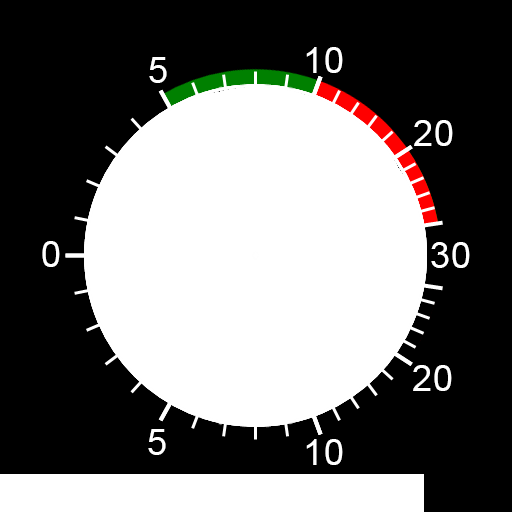
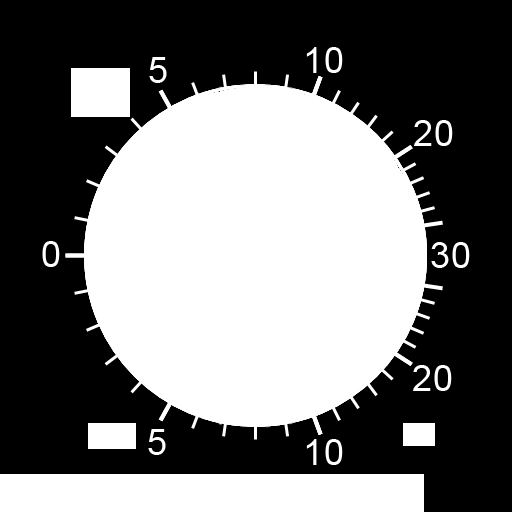
The second 512px x 512px image is a revision of the first. Changes to its layers:
removed layer "30" (in "scale") from group "scale" over (431, 242, 470, 268)
removed layer "20 copy" (in "scale") from group "scale" over (413, 365, 452, 391)
removed layer "20" (in "scale") from group "scale" over (414, 120, 453, 146)
removed layer "10 copy" (in "scale") from group "scale" over (306, 439, 343, 465)
removed layer "10" (in "scale") from group "scale" over (306, 47, 343, 73)
removed layer "5 copy" (in "scale") from group "scale" over (148, 429, 166, 455)
removed layer "5" (in "scale") from group "scale" over (149, 57, 167, 83)
removed layer "0" (in "scale") from group "scale" over (42, 241, 60, 267)
renamed "Layer 1" to "30", moved it into group "scale #1", painted on it over (42, 47, 470, 465)
added layer "20 copy" (in "scale #1") in group "scale #1" over (413, 365, 452, 391)
renamed "old scale" to "20", showed it, moved it above "10 copy", painted on it over (71, 71, 453, 441)
added layer "10 copy" (in "scale #1") in group "scale #1" over (306, 439, 343, 465)
added layer "10" (in "scale #1") in group "scale #1" over (306, 47, 343, 73)
added layer "5 copy" (in "scale #1") in group "scale #1" over (148, 429, 166, 455)
added layer "5" (in "scale #1") in group "scale #1" over (149, 57, 167, 83)
added layer "0" (in "scale #1") in group "scale #1" over (42, 241, 60, 267)
renamed "Layer 4" to "not climb narrow copy", hid it, moved it above "not descend narrow", painted on it over (42, 69, 439, 465)
hid "not climb" over (161, 68, 439, 344)
renamed "not climb narrow copy" to "Layer 1", showed it, moved it above "Layer 6", painted on it over (42, 47, 470, 465)